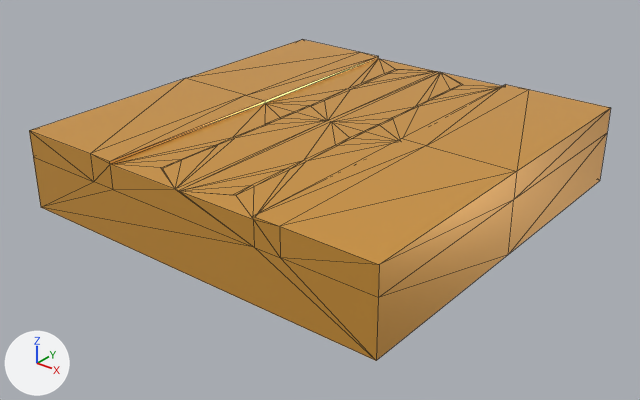
The glTF model public/models/tile-mainroad-straight.glb as it was, and as the next commit left it.
Rendered twice from a camera (50 mm lens) standing at (37.3, -47.7, 22.8) and looking at (0.3, -1.5, -5.9). Every picture has the same lights, and +X, +Y and +Z are marked at lower left. Mesh edges are drawn as thin lines. Where no turn or scale is listed for an object, it has been applied to the vertices.

The first picture shows 'tile-mainroad-straight'.
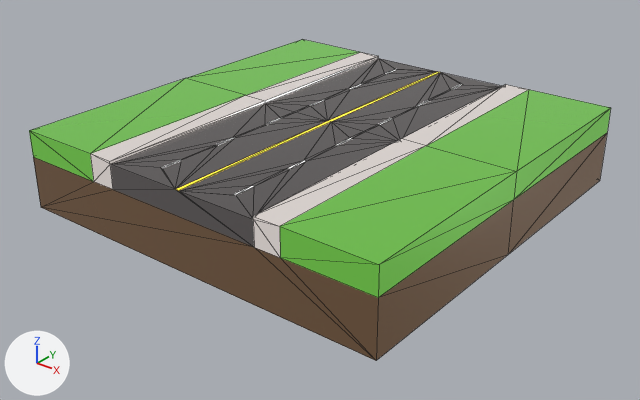
Pixel boxes (x1, y1, x2, y2) of what changed, in the pictures (640 x 400 px):
'tile-mainroad-straight', recoloured
    both: (29, 39, 611, 361)

The edits, one by one:
Picture 'base' (img_base) is new.
Material 'LOWPOLY-COLORS.001' (mat_lowpoly_colors_001) is new.
Uses the picture img_base.
me_tile_mainroad_straight has 102 vertices, 196 faces and spans x -15.0..15.0, y -15.0..15.0, z -6.0..0.0.
me_tile_mainroad_straight no longer uses material mat_lowpoly_colors (orange #e7a747).
me_tile_mainroad_straight now uses material mat_lowpoly_colors_001.
